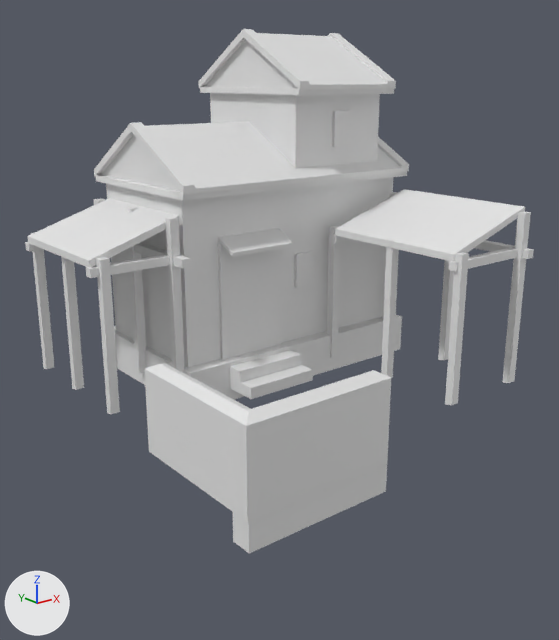
A saved change to the COLLADA model art/meshes/structural/cyrene/storehouse.dae.
Camera for both pictures: a 50 mm lens placed at (-19.3, -24.7, 11.0), pointed at (-1.2, -2.0, 2.0). The lights are fixed; the arrows at lower left show +X, +Y and +Z. The older version comes first.

The older version as bpy lines, for what is in view:
```python
me_cubo_4655 = bpy.data.meshes.new('Cubo.4655')
me_cubo_4655.from_pydata(...)  # 406 vertices, 590 faces; spans x -8.3..6.7, y -8.8..5.8, z -2.3..12.9
me_cubo_4655.materials.append(mat_textura_cirene)  # its picture is missing
# before: 160 (0.6, 5.6, 10.6), 162 (0.6, -1.3, 10.6) at pixel (304, 88), 163 (0.6, 2.2, 12.6), 196 (6.2, -7.7, 6.1), 197 (6.2, -7.7, 6.4) at pixel (525, 206)
# before: 198 (6.2, -1.5, 6.1), 199 (6.2, -1.5, 6.4) at pixel (403, 189)
ob_storehouse = bpy.data.objects.new('storehouse', me_cubo_4655)
ob_storehouse.location = (0.0, 0.0, 0.0)
```
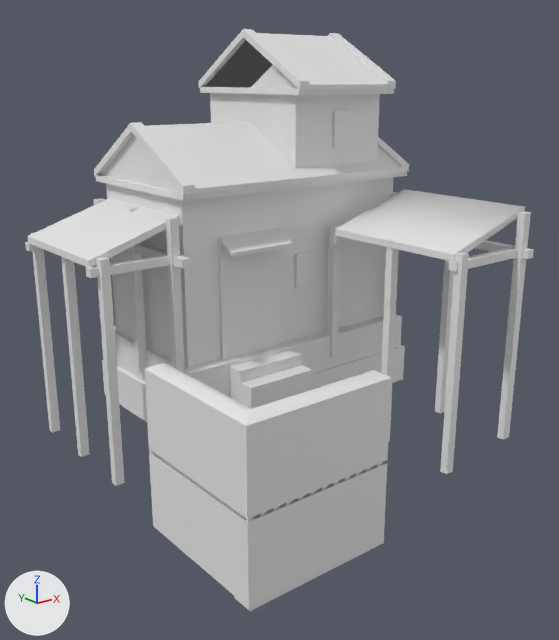
Location of each change, [x1, y1, x2, y2] in pixels of the pictures (559 x 640 px):
```json
{"object": "storehouse", "change": "reshaped", "before": [25, 29, 534, 553], "after": [25, 29, 534, 611], "on screen": "11% taller"}
{"part": 1, "of": "me_cubo_4655", "change": "added", "after": [440, 403, 458, 474]}
{"part": 2, "of": "me_cubo_4655", "change": "added", "after": [497, 381, 514, 440]}
{"part": 3, "of": "me_cubo_4655", "change": "added", "after": [388, 378, 393, 442], "on screen": "mostly hidden"}
{"part": 4, "of": "me_cubo_4655", "change": "added", "after": [435, 359, 448, 413]}
{"part": 5, "of": "me_cubo_4655", "change": "added", "after": [107, 412, 125, 486]}
{"part": 6, "of": "me_cubo_4655", "change": "added", "after": [44, 368, 60, 433]}
{"part": 7, "of": "me_cubo_4655", "change": "added", "after": [73, 388, 90, 457]}
{"part": 8, "of": "me_cubo_4655", "change": "added", "after": [149, 452, 388, 608]}
{"part": 9, "of": "me_cubo_4655", "change": "built on", "before": [230, 370, 313, 399], "after": [102, 345, 405, 611]}
{"part": 10, "of": "me_cubo_4655", "change": "reshaped", "before": [205, 40, 297, 88], "after": [205, 40, 297, 88]}
```

Scene script edits in JSON lines:
```json
{"block": "me_cubo_4655", "where": "# used by ob_storehouse; location = (0.0, 0.0, 0.0)"}
{"block": "me_cubo_4655", "where": "# verts and faces of me_cubo_4655; kept vertices keep their numbers, new ones are numbered from 406"}
{"op": "remove", "block": "me_cubo_4655", "code": "me_cubo_4655.from_pydata(...)  # 406 vertices, 590 faces; spans x -8.3..6.7, y -8.8..5.8, z -2.3..12.9"}
{"op": "add", "block": "me_cubo_4655", "code": "me_cubo_4655.from_pydata(...)  # 500 vertices, 726 faces; spans x -8.3..6.9, y -8.8..5.8, z -4.3..12.9"}
{"block": "me_cubo_4655", "change": "me_cubo_4655 part 1: the loose piece of 8 vertices spanning x 2.2..2.6, y -8.0..-7.7, z -0.6..5.1 is copied, and the copy is scaled about its middle by (1, 1, 0.504), then moved by (0.0, 0.0, -4.2); it spans x 2.2..2.6, y -8.0..-7.7, z -3.4..-0.5"}
{"block": "me_cubo_4655", "change": "me_cubo_4655 part 2: the loose piece of 8 vertices spanning x 5.7..6.1, y -8.0..-7.7, z -0.6..6.2 is copied, and the copy is scaled about its middle by (1, 1, 0.372), then moved by (0.0, 0.0, -4.6); it spans x 5.7..6.1, y -8.0..-7.7, z -3.0..-0.5"}
{"block": "me_cubo_4655", "change": "me_cubo_4655 part 3: the loose piece of 8 vertices spanning x 2.2..2.6, y -4.7..-4.4, z -0.6..5.1 is copied, and the copy is scaled about its middle by (1, 1, 0.504), then moved by (0.0, 0.0, -4.2); it spans x 2.2..2.6, y -4.7..-4.4, z -3.4..-0.5"}
{"block": "me_cubo_4655", "change": "me_cubo_4655 part 4: the loose piece of 8 vertices spanning x 5.7..6.1, y -4.7..-4.4, z -0.6..6.2 is copied, and the copy is scaled about its middle by (1, 1, 0.372), then moved by (0.0, 0.0, -4.6); it spans x 5.7..6.1, y -4.7..-4.4, z -3.0..-0.5"}
{"block": "me_cubo_4655", "change": "me_cubo_4655 part 5: the loose piece of 8 vertices spanning x -8.0..-7.6, y -0.9..-0.5, z -0.6..5.1 is copied, and the copy is scaled about its middle by (1, 1, 0.519), then moved by (0.0, 0.0, -4.2); it spans x -8.0..-7.6, y -0.9..-0.5, z -3.5..-0.5"}
{"block": "me_cubo_4655", "change": "me_cubo_4655 part 6: the loose piece of 8 vertices spanning x -8.0..-7.6, y 4.9..5.2, z -0.6..5.1 is copied, and the copy is scaled about its middle by (1, 1, 0.519), then moved by (0.0, 0.0, -4.2); it spans x -8.0..-7.6, y 4.9..5.2, z -3.5..-0.5"}
{"block": "me_cubo_4655", "change": "me_cubo_4655 part 7: the loose piece of 8 vertices spanning x -8.0..-7.6, y 2.1..2.4, z -0.6..5.1 is copied, and the copy is scaled about its middle by (1, 1, 0.519), then moved by (0.0, 0.0, -4.2); it spans x -8.0..-7.6, y 2.1..2.4, z -3.5..-0.5"}
{"block": "me_cubo_4655", "change": "me_cubo_4655 part 8: the loose piece of 18 vertices spanning x -7.8..-2.0, y -8.8..-3.1, z -1.2..2.0 is copied, and the copy is moved by (0.0, 0.0, -2.9); it spans x -7.8..-2.0, y -8.8..-3.1, z -4.1..-0.9"}
{"block": "me_cubo_4655", "change": "me_cubo_4655 part 9"}
{"block": "me_cubo_4655", "change": "1 vertex is removed from x -3.1, y -2.0, z -0.7"}
{"block": "me_cubo_4655", "change": "9 faces are deleted"}
{"block": "me_cubo_4655", "change": "5 vertices in x -3.1..0.0, y -2.7..-1.2, z -0.7 move by (0.0, 0.0, -1.9)"}
{"block": "me_cubo_4655", "change": "21 vertices are added at x -7.7..6.9, y -8.8..5.8, z -4.3..-0.9"}
{"block": "me_cubo_4655", "change": "31 new faces join them"}
{"block": "me_cubo_4655", "change": "me_cubo_4655 part 10"}
{"op": "add", "block": "me_cubo_4655", "code": "delete_faces([(160, 163, 162)])"}
{"op": "add", "block": "me_cubo_4655", "code": "faces += [(160, 162, 163), (197, 198, 199), (196, 198, 197)]"}
```
